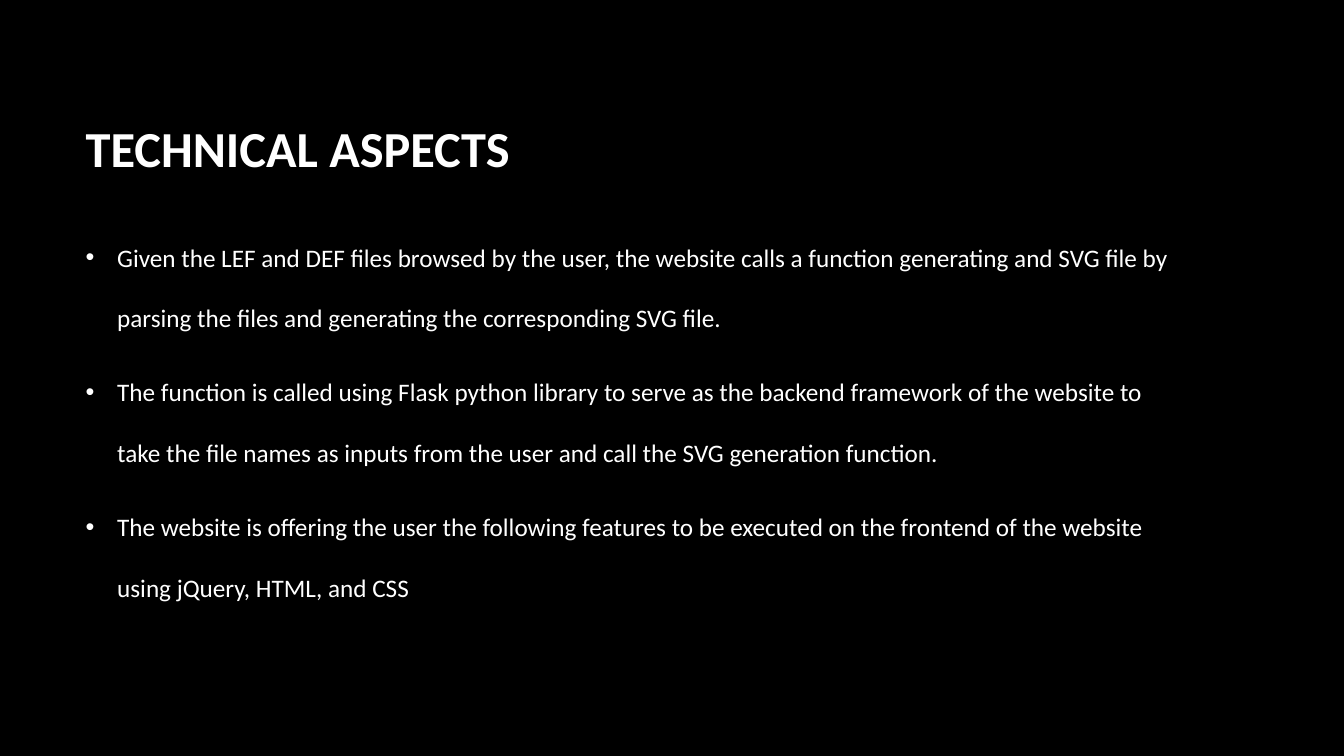
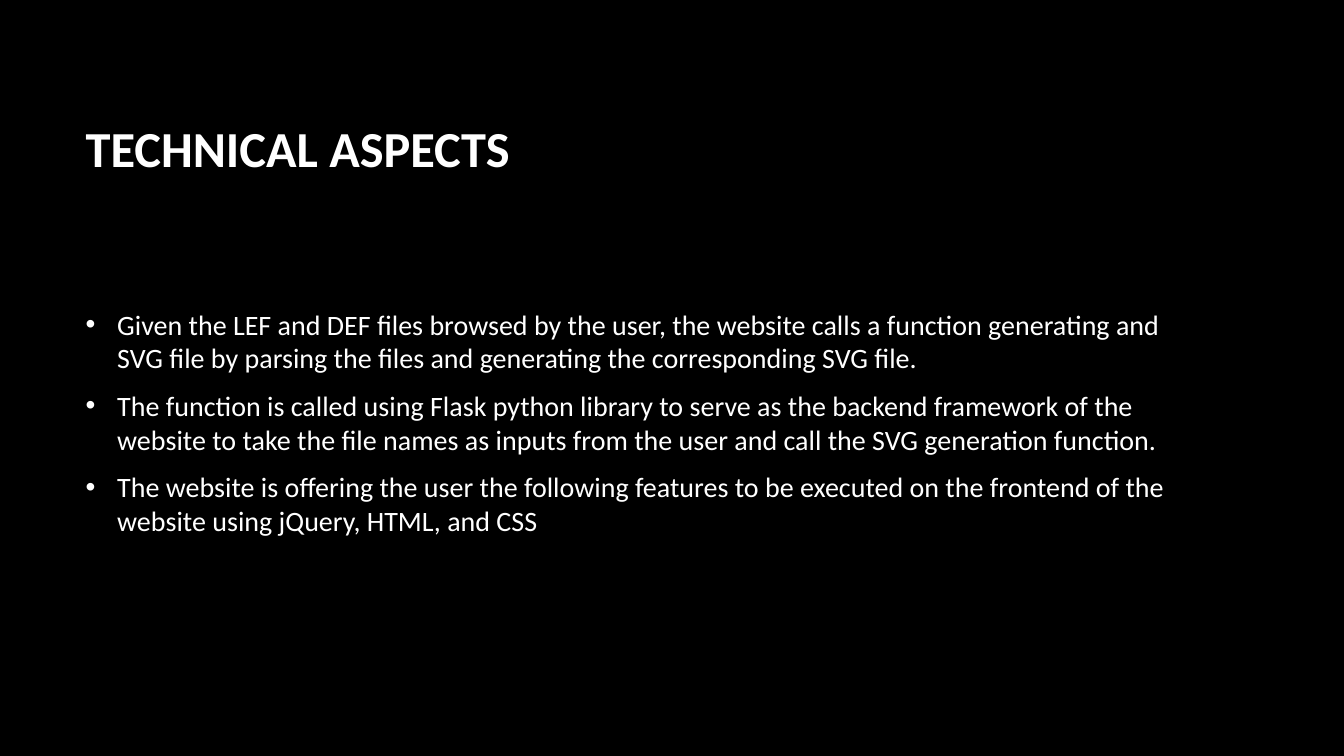
Before and after one commit to MohamedElatroush/DEFTOSVG, a slide deck: slide 2 of MS1 - DD2.pptx. Drawn at 1344x756 pixels with LibreOffice and Linux fonts; fonts in the diff are those of the drawing; background and template pictures are left out. Boxes give left, top, right and bottom in pixels: in the first picture for what was removed or moved away, otherwise in the second. Text is boxed around its words. In the diff, an @@ line names an element or a change of style, - is before the commit and + after.

```diff
--- a/MS1 - DD2.pptx
+++ b/MS1 - DD2.pptx
@@ text "Given the LEF and DEF ..." at <box>117,315,1164,536</box>: size 18 to 20 pt; line spacing 2 to 1 @@
```
Also in this commit, not shown: 1 other slide changed.
